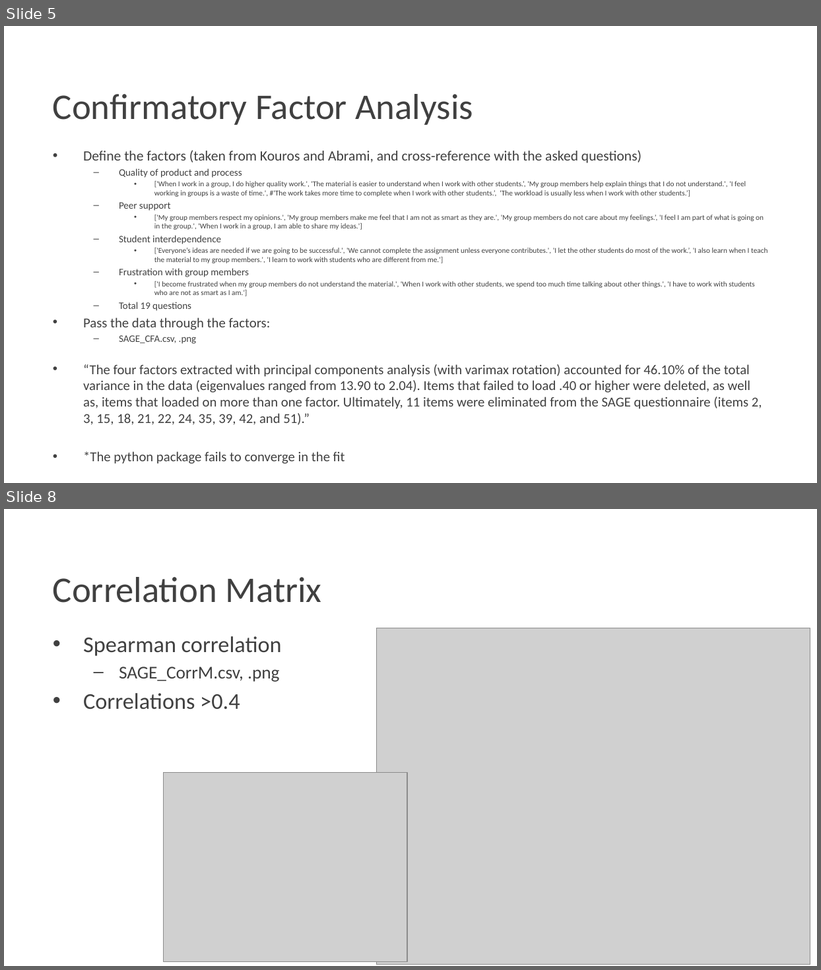
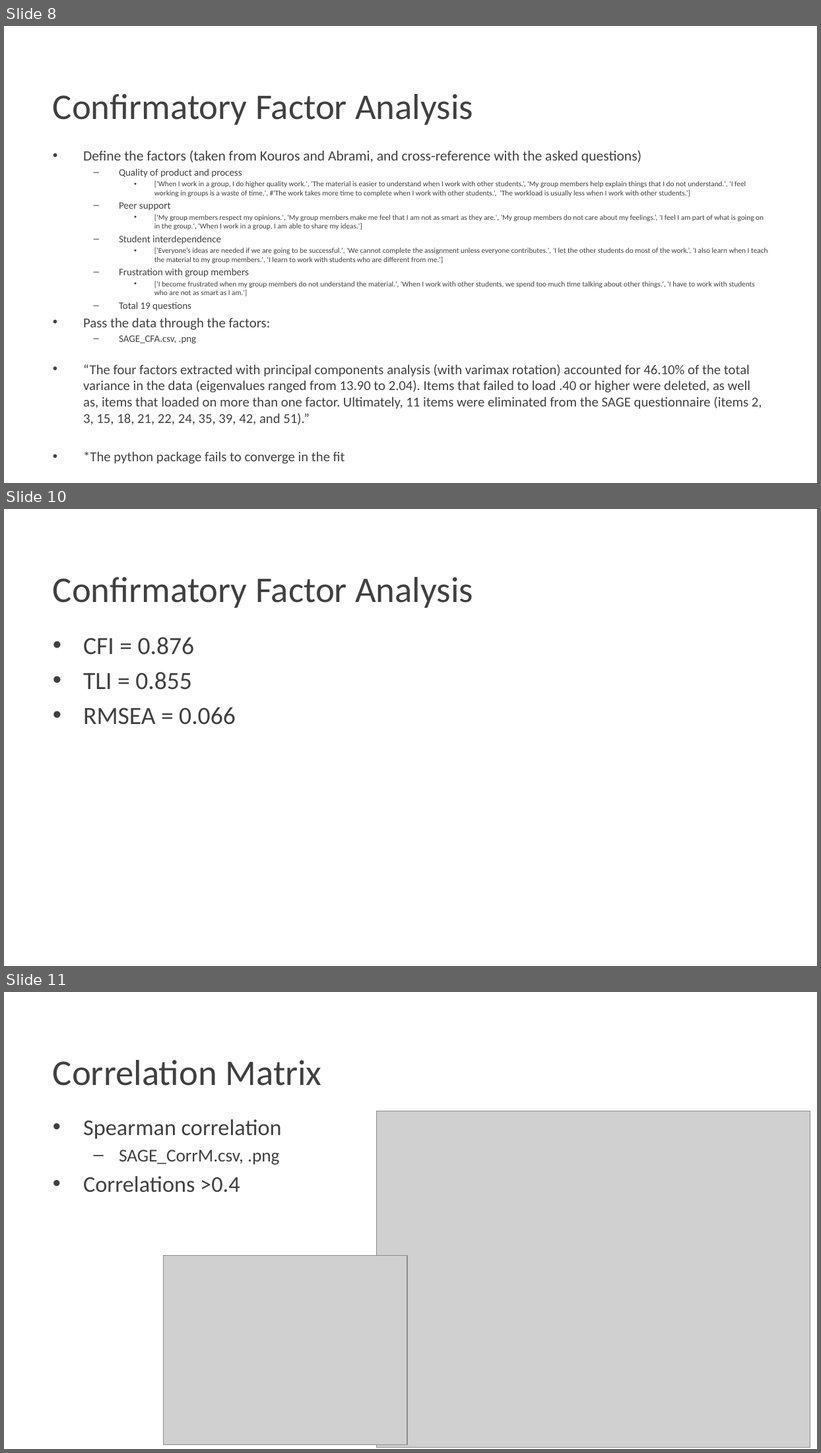
Before and after one commit to Pontigre/PER_analysis, a slide deck: Analysis_explanation.pptx. Shown one above the other, each under a label of ours: slides 5 and 8 before the commit, slides 8, 10 and 11 after it; the slides between them are not shown. The pictures are 821x970 and 821x1453 pixels, drawn with LibreOffice and Linux fonts; fonts in the diff are those of the drawing; grey boxes stand for pictures; background and template pictures are left out. Boxes give left, top, right and bottom in pixels: in the first picture for what was removed or moved away, otherwise in the second. Text is boxed around its words. In the diff, an @@ line names an element or a change of style, - is before the commit and + after.

```diff
--- a/Analysis_explanation.pptx
+++ b/Analysis_explanation.pptx
@@ slide 10 added at (4, 509, 817, 966), background picture (left out) @@
@@ title added at (53, 577, 473, 608), 32 pt, text #404040 @@
+Confirmatory Factor Analysis
@@ text added at (83, 637, 236, 725), 22 pt, text #404040 @@
+• CFI = 0.876
+• TLI = 0.855
+• RMSEA = 0.066
@@ what was slide 5 is now slide 8 @@
@@ what was slide 8 is now slide 11 @@
```
Also in this commit, not shown: 14 slides changed, 4 other slides added, 1 slide removed.
